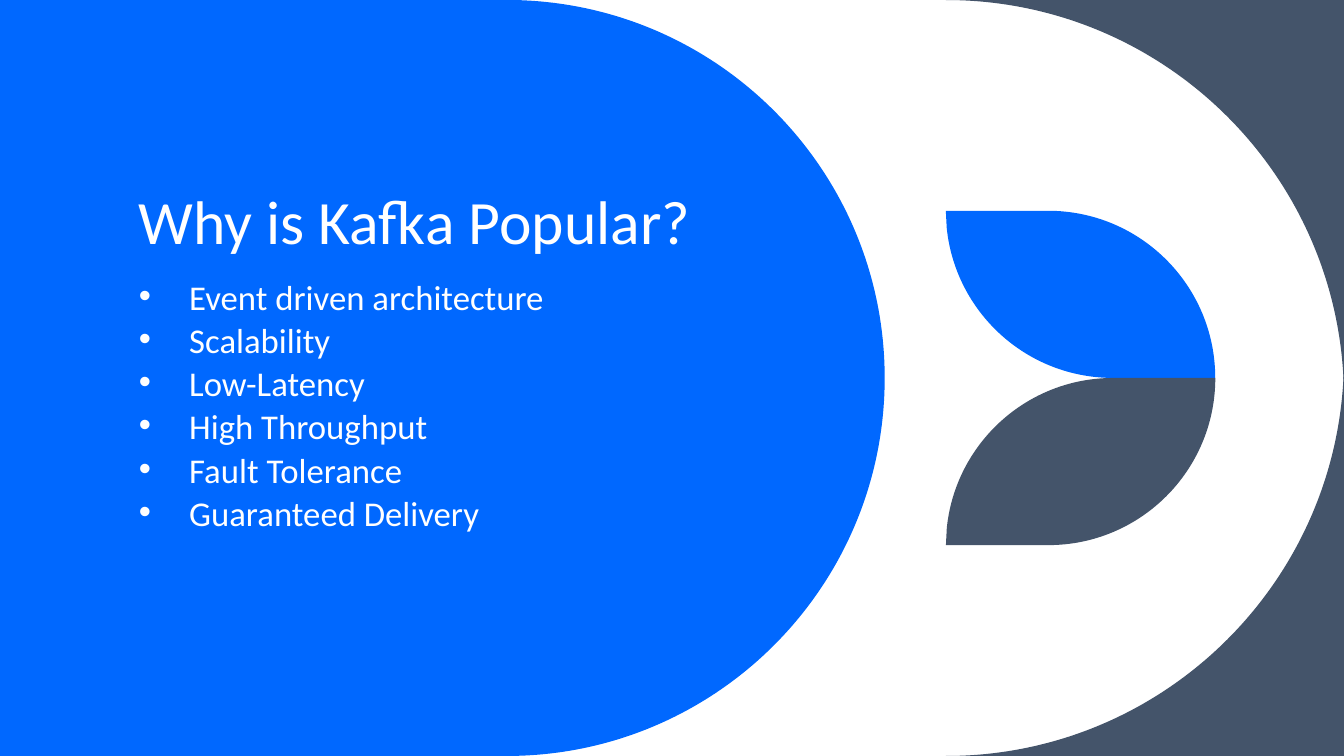
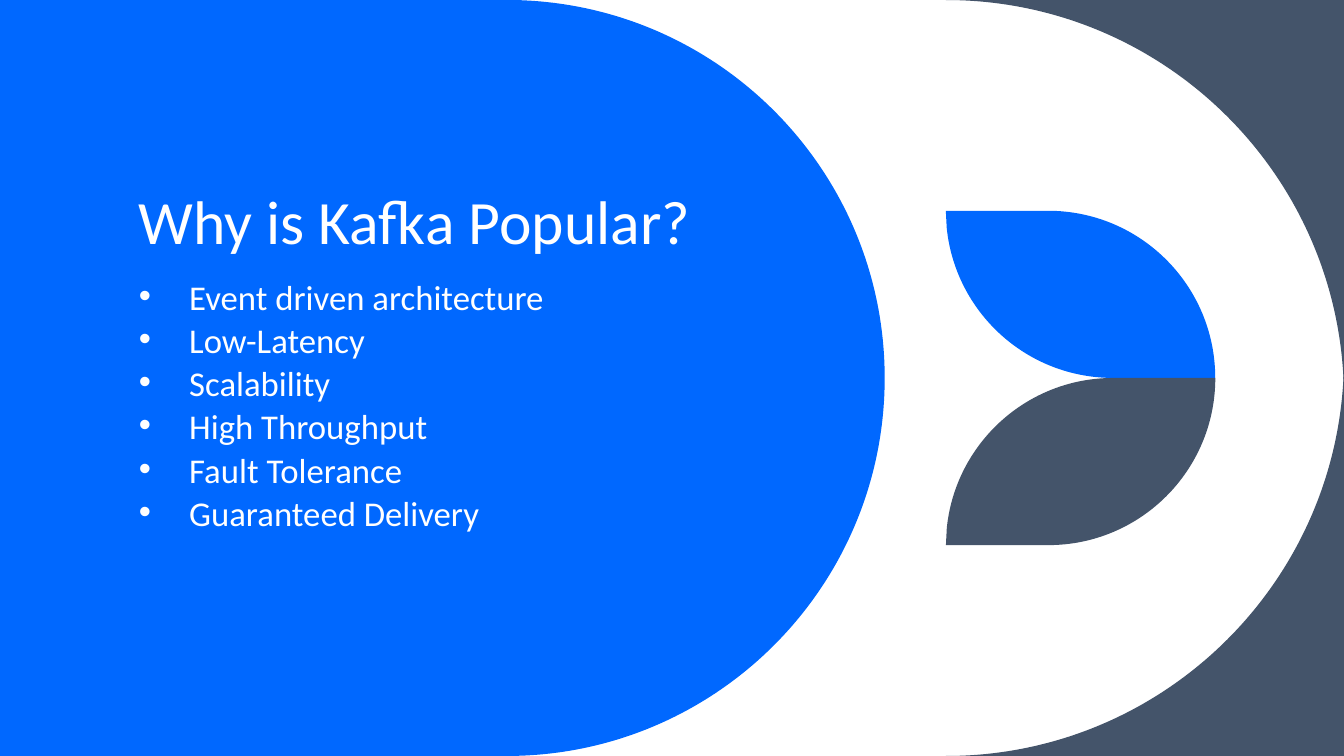
Before and after one commit to hitenny/KafkaStreams, a slide deck: slide 3 of kafka-streams.pptx. Drawn at 1344x756 pixels with LibreOffice and Linux fonts; fonts in the diff are those of the drawing. Boxes give left, top, right and bottom in pixels: in the first picture for what was removed or moved away, otherwise in the second. Text is boxed around its words. In the diff, an @@ line names an element or a change of style, - is before the commit and + after.

```diff
--- a/kafka-streams.pptx
+++ b/kafka-streams.pptx
@@ subtitle at (189, 330, 365, 359): paragraph added @@
+• Low-Latency
@@ subtitle at (189, 373, 365, 402): paragraph removed @@
-• Low-Latency
```
Also in this commit, not shown: 7 other slides changed.
